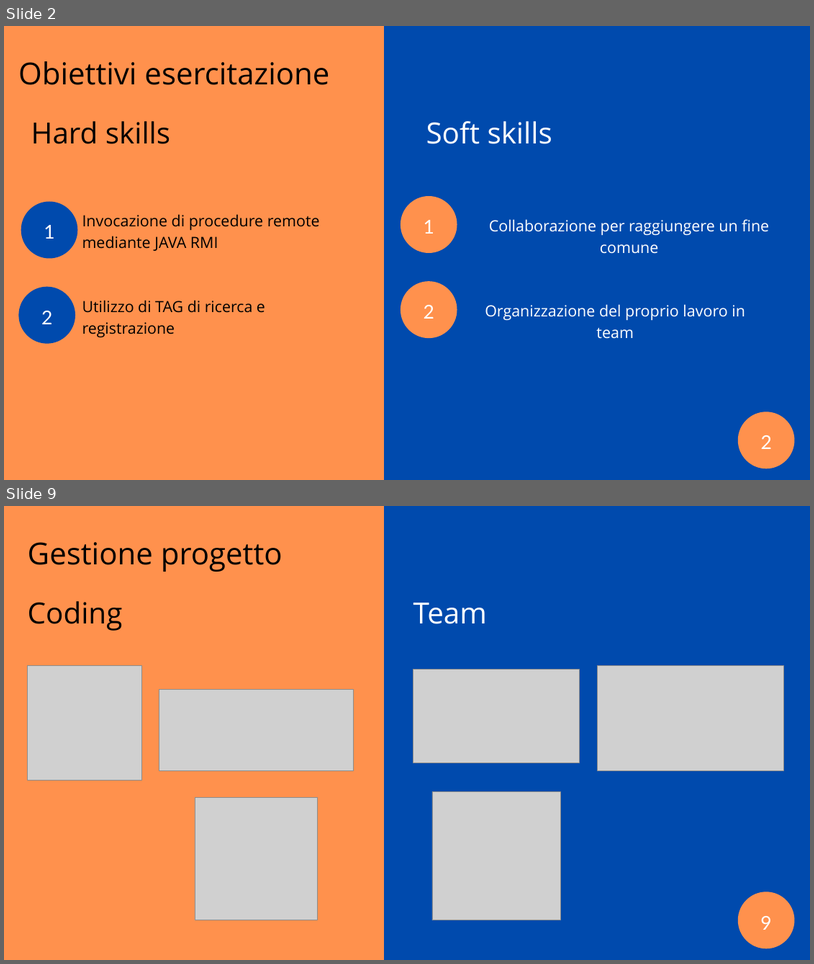
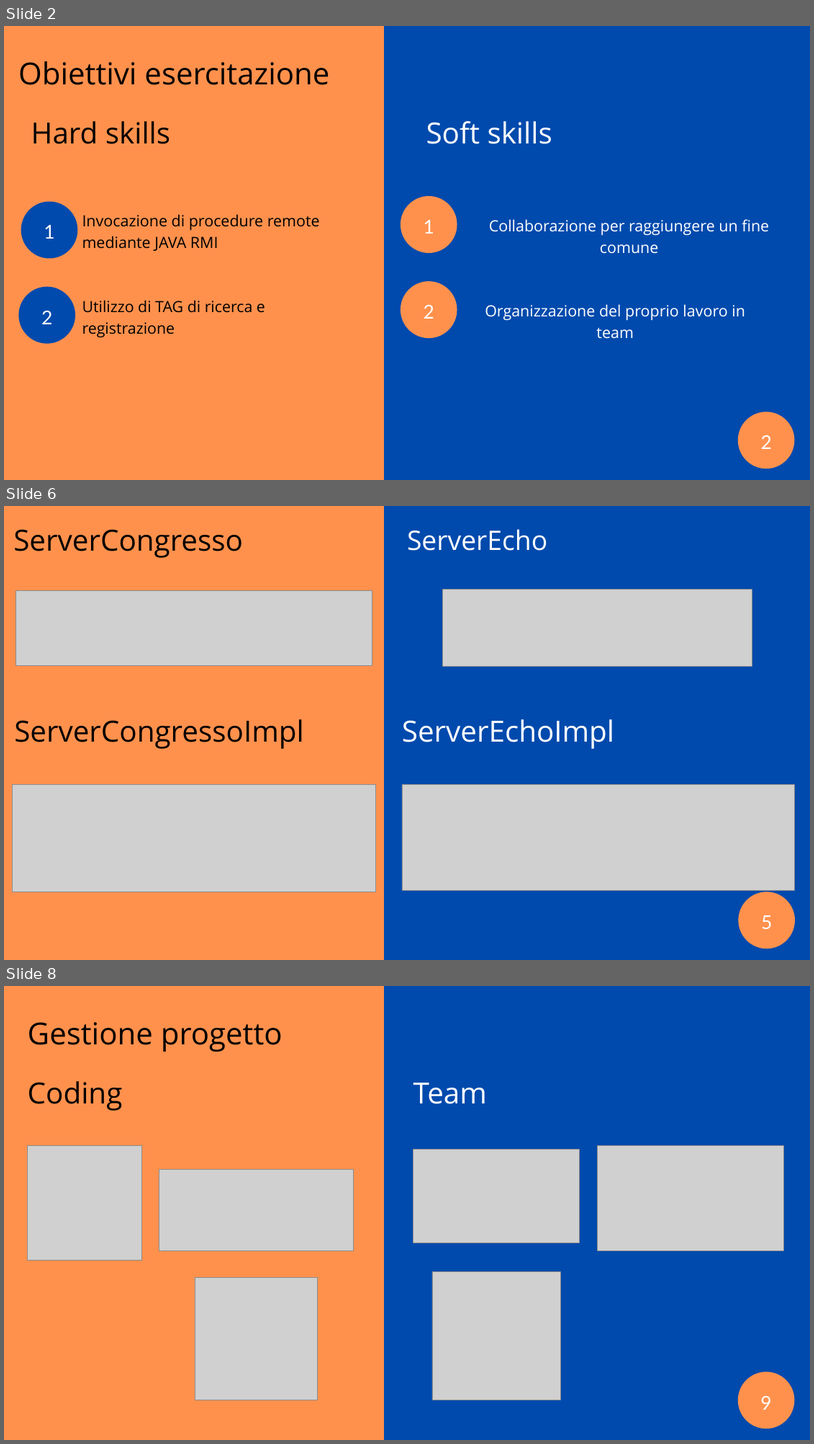
Before and after one commit to ilcors-dev/gruppo-reti, a slide deck: esercitazione_7/documents/Esercitazione 7.pptx. Shown one above the other, each under a label of ours: slides 2 and 9 before the commit, slides 2, 6 and 8 after it; the slides between them are not shown. The pictures are 814x964 and 814x1444 pixels, drawn with LibreOffice and Linux fonts; fonts in the diff are those of the drawing; grey boxes stand for pictures. Boxes give left, top, right and bottom in pixels: in the first picture for what was removed or moved away, otherwise in the second. Text is boxed around its words. In the diff, an @@ line names an element or a change of style, - is before the commit and + after.

Commit message:
Changed: presentation

```diff
--- a/esercitazione_7/documents/Esercitazione 7.pptx
+++ b/esercitazione_7/documents/Esercitazione 7.pptx
@@ slide 6 added at box(4, 506, 810, 960), background #FF914D @@
@@ freeform shape added at box(385, 506, 810, 960), fill #004AAD @@
@@ text added at box(13, 529, 243, 558), 52 pt, text #000000 @@
+ServerCongresso
@@ text added at box(407, 529, 548, 551), 48 pt, text #FFFFFF @@
+ServerEcho
@@ picture added at box(16, 590, 372, 665) @@
@@ picture added at box(443, 589, 752, 666) @@
@@ text added at box(14, 719, 304, 749), 52 pt, text #000000 @@
+ServerCongressoImpl
@@ text added at box(402, 719, 615, 749), 52 pt, text #FFFFFF @@
+ServerEchoImpl
@@ picture added at box(12, 784, 376, 891) @@
@@ picture added at box(402, 784, 795, 890) @@
@@ freeform shape added at box(738, 891, 795, 948), fill #FF914D @@
@@ text added at box(761, 915, 772, 929), 34 pt, text #FFFFFF @@
+5
@@ what was slide 9 is now slide 8 @@
```
Also in this commit, not shown: 4 other slides added, 6 slides removed.
